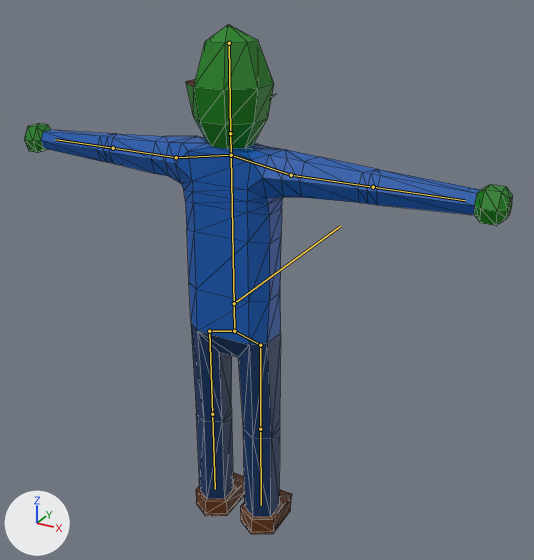
One commit to the glTF model models/dynamic_props/enemies/mountainside_runner.glb: the scene before it, then after it.
Before and after are seen from a camera (50 mm lens) standing at (1.33, -2.16, 1.21) and looking at (-0.01, 0.28, -0.01). Every picture has the same lights, and +X, +Y and +Z are marked at lower left. The bones that bend it are drawn over the model as lines. Mesh edges are drawn as thin lines.

The first picture shows 'runner_body'.
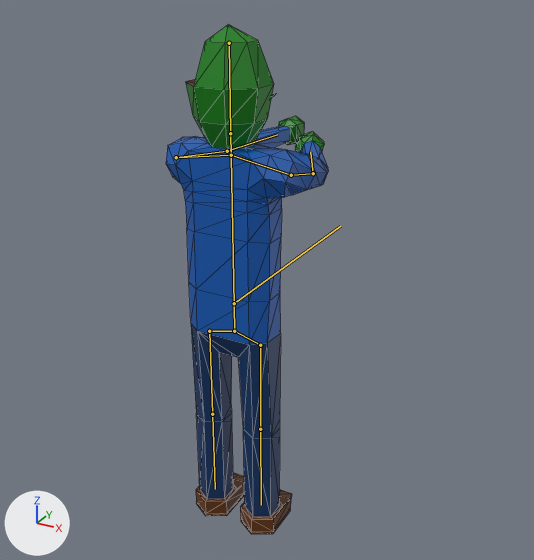
The newer file adds an action. The first version stands in its rest pose; the second is drawn at frame 71 of the action 'aiming_Armature'.

What differs and where, as boxes [x1, y1, x2, y2] in the pictures (534 x 560 px):
```json
{"object": "runner_body", "change": "posed", "before": [25, 24, 513, 534], "after": [166, 24, 329, 534], "on screen": "66% narrower"}
{"bone": "right_upper_arm", "before": "(176, 157) to (113, 148)", "after": "(176, 157) to (227, 151)"}
{"bone": "right_forearm", "before": "(113, 148) to (55, 139)", "after": "(227, 151) to (277, 134)"}
{"bone": "left_upper_arm", "before": "(291, 175) to (373, 187)", "after": "(291, 175) to (313, 173)"}
{"bone": "left_forearm", "before": "(373, 187) to (465, 200)", "after": "(313, 173) to (310, 152)"}
```

The change, as JSON lines over the scene's bpy script:
```json
{"block": "bone_right_upper_arm", "where": "bone_right_upper_arm = bpy.data.objects['Armature'].pose.bones['right_upper_arm']  # child of 'right_collar'"}
{"op": "set", "path": "bone_right_upper_arm.rotation_quaternion", "old": "(1.0, 0.0, 0.0, 0.0)", "new": "(0.563, -0.461, -0.34, -0.596)", "note": "degrees (0, 0, 0) -> degrees (-18, -69, -81)"}
{"block": "bone_right_forearm", "where": "bone_right_forearm = bpy.data.objects['Armature'].pose.bones['right_forearm']  # child of 'right_upper_arm'"}
{"op": "set", "path": "bone_right_forearm.rotation_quaternion", "old": "(1.0, 0.0, 0.0, 0.0)", "new": "(0.985, -0.041, -0.138, -0.097)", "note": "degrees (0, 0, 0) -> degrees (-3, -16, -11)"}
{"block": "bone_left_upper_arm", "where": "bone_left_upper_arm = bpy.data.objects['Armature'].pose.bones['left_upper_arm']  # child of 'left_collar'"}
{"op": "set", "path": "bone_left_upper_arm.rotation_quaternion", "old": "(1.0, 0.0, 0.0, 0.0)", "new": "(0.614, 0.402, 0.196, -0.651)", "note": "degrees (0, 0, 0) -> degrees (22, 50, -83)"}
{"block": "bone_left_forearm", "where": "bone_left_forearm = bpy.data.objects['Armature'].pose.bones['left_forearm']  # child of 'left_upper_arm'"}
{"op": "set", "path": "bone_left_forearm.rotation_quaternion", "old": "(1.0, 0.0, 0.0, 0.0)", "new": "(0.974, 0.019, -0.103, -0.2)", "note": "degrees (0, 0, 0) -> degrees (5, -11, -24)"}
```
